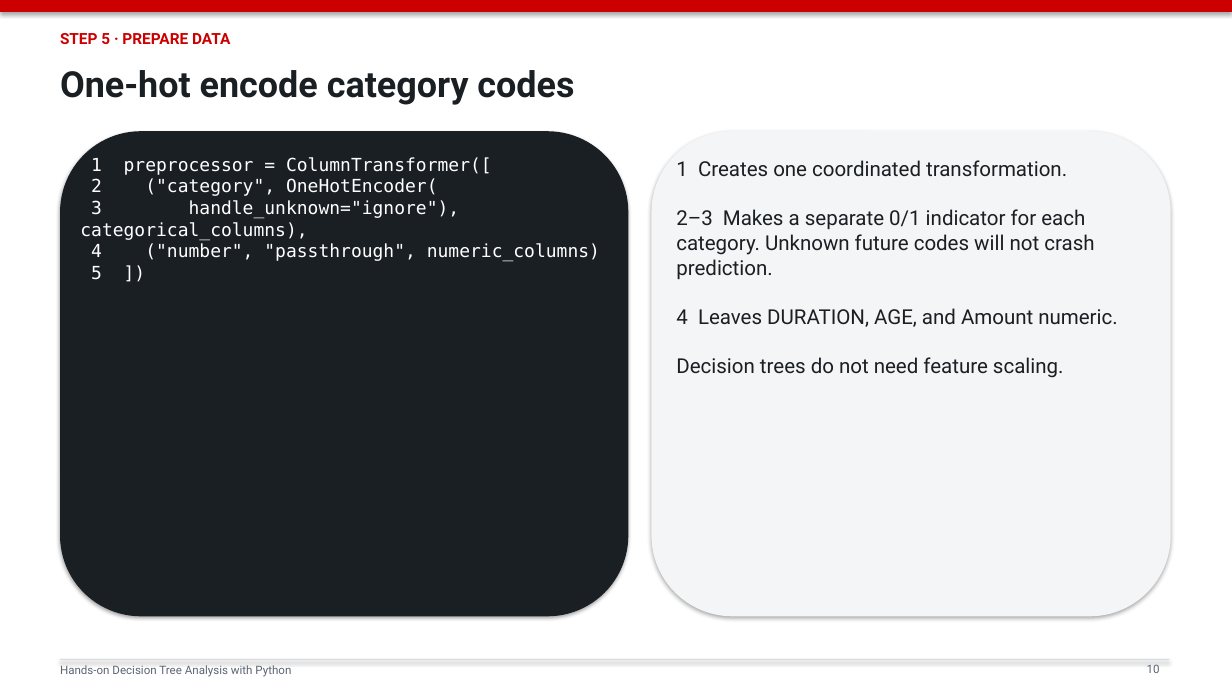
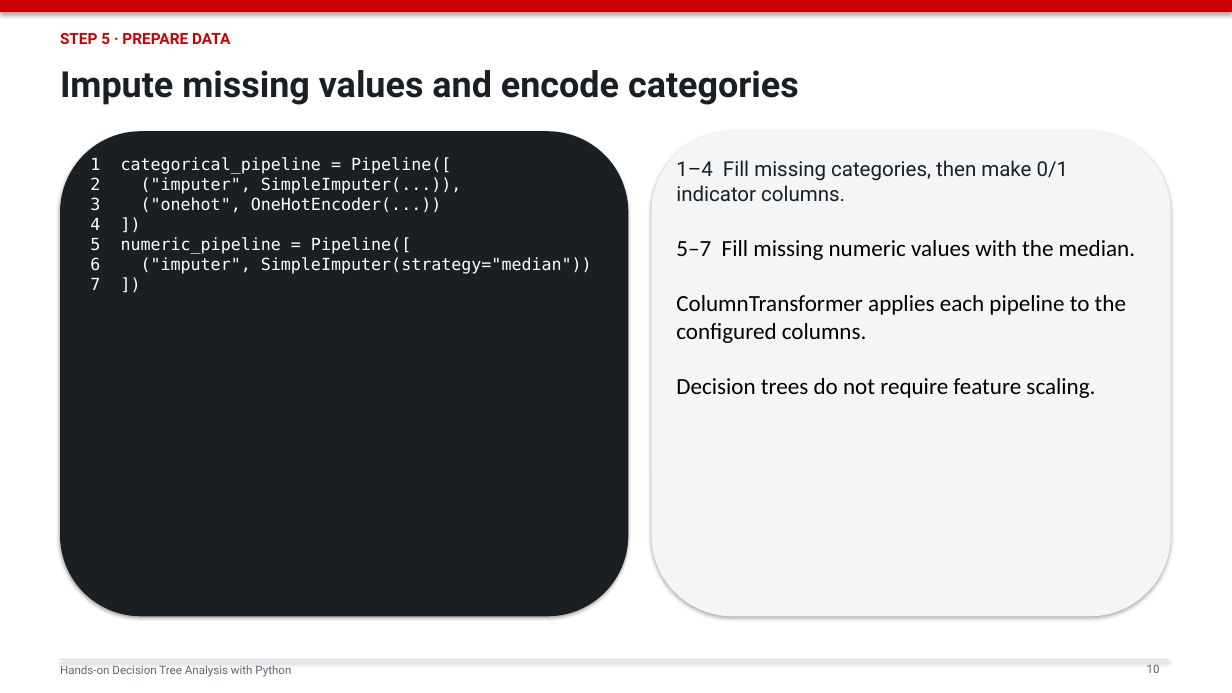
Before and after one commit to mojiahui777/ba_course, a slide deck: slide 10 of decision_tree_python_slides.pptx. Drawn at 1232x693 pixels with LibreOffice and Linux fonts; fonts in the diff are those of the drawing. Boxes give left, top, right and bottom in pixels: in the first picture for what was removed or moved away, otherwise in the second. Text is boxed around its words. In the diff, an @@ line names an element or a change of style, - is before the commit and + after.

Commit message:
Make decision tree workflow reusable

```diff
--- a/decision_tree_python_slides.pptx
+++ b/decision_tree_python_slides.pptx
@@ text at <box>60,70,799,105</box>: text changed @@
-One-hot encode category codes
+Impute missing values and encode categories
@@ text at <box>90,157,592,274</box>: text changed; size 14 to 13 pt @@
-1 preprocessor = ColumnTransformer([
-2 ("category", OneHotEncoder(
-3 handle_unknown="ignore"), categorical_columns),
-4 ("number", "passthrough", numeric_columns)
-5 ])
+1 categorical_pipeline = Pipeline([
+2 ("imputer", SimpleImputer(...)),
+3 ("onehot", OneHotEncoder(...))
+4 ])
+5 numeric_pipeline = Pipeline([
+6 ("imputer", SimpleImputer(strategy="median"))
+7 ])
@@ text at <box>676,160,1135,398</box>: text changed; size 16 to 18 pt; font Roboto to Calibri; text colour #1A1F24 to #000000 @@
-1 Creates one coordinated transformation.
-2–3 Makes a separate 0/1 indicator for each category. Unknown future codes will not crash prediction.
-4 Leaves DURATION, AGE, and Amount numeric.
-Decision trees do not need feature scaling.
+1–4 Fill missing categories, then make 0/1 indicator columns.
+5–7 Fill missing numeric values with the median.
+ColumnTransformer applies each pipeline to the configured columns.
+Decision trees do not require feature scaling.
```
Also in this commit, not shown: 21 other slides changed, 1 other file.
